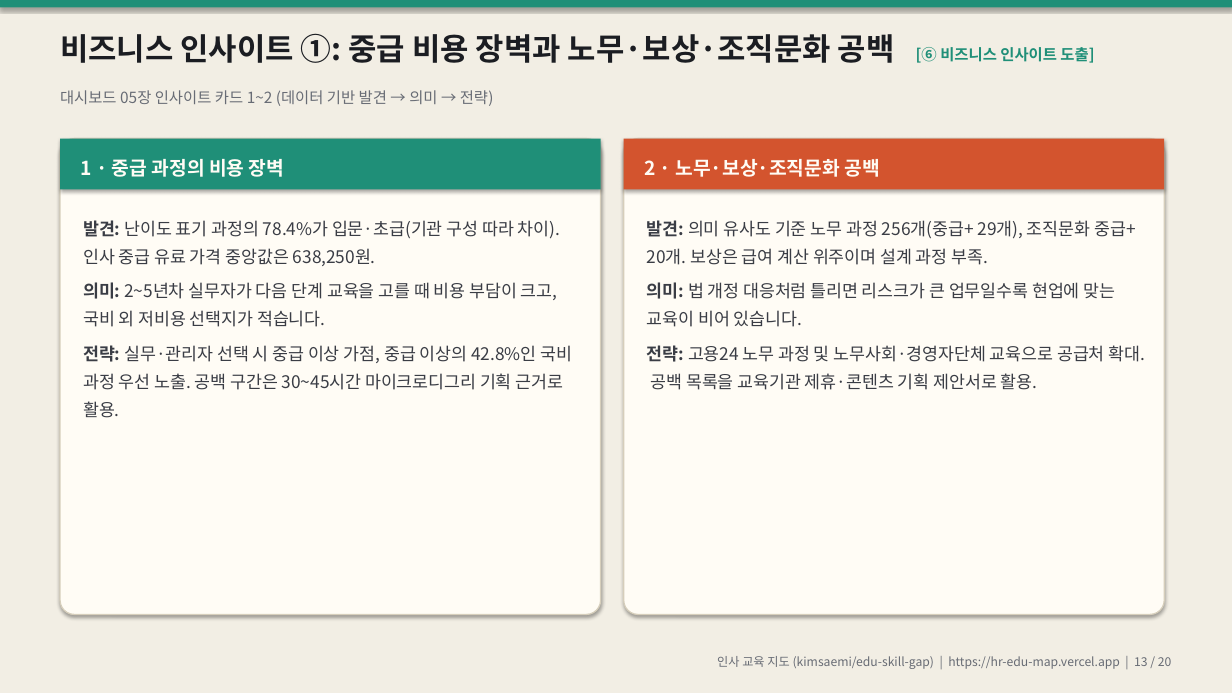
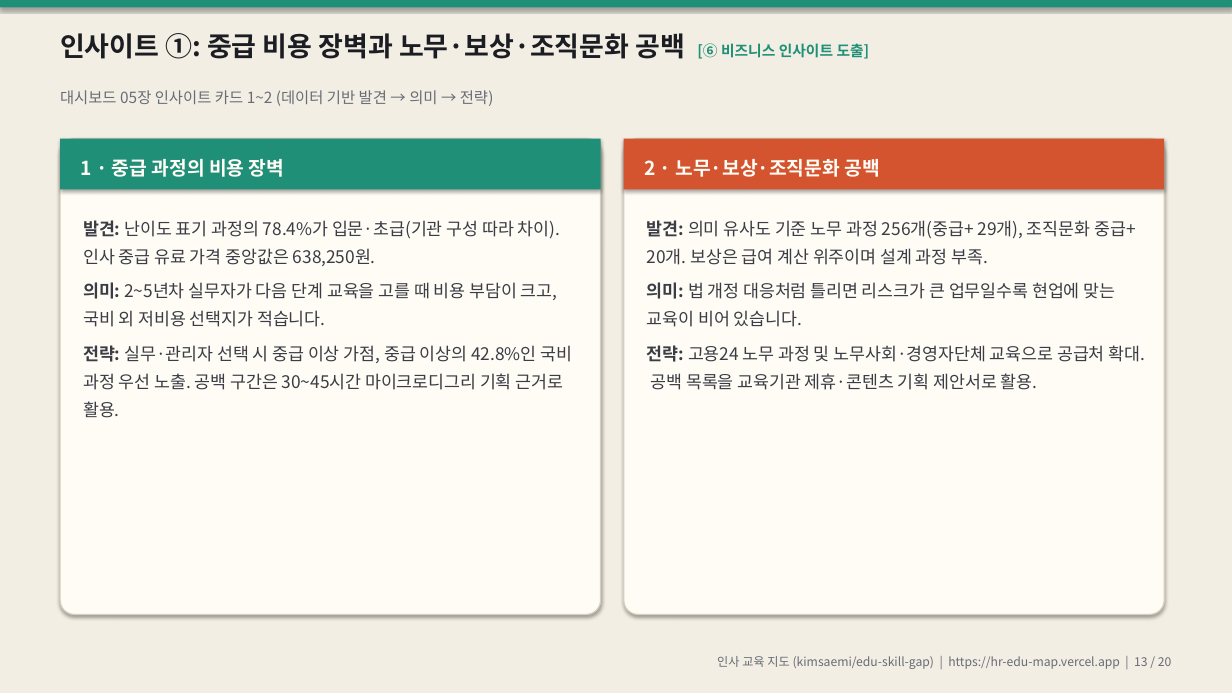
Before and after one commit to kimsaemi/edu-skill-gap, a slide deck: slide 13 of presentation/HR_교육지도_발표.pptx. Drawn at 1232x693 pixels with LibreOffice and Linux fonts; fonts in the diff are those of the drawing. Boxes give left, top, right and bottom in pixels: in the first picture for what was removed or moved away, otherwise in the second. Text is boxed around its words. In the diff, an @@ line names an element or a change of style, - is before the commit and + after.

```diff
--- a/presentation/HR_교육지도_발표.pptx
+++ b/presentation/HR_교육지도_발표.pptx
@@ text at box(60, 33, 870, 59): text changed; size 24 to 21 pt @@
-비즈니스 인사이트 ①: 중급 비용 장벽과 노무·보상·조직문화 공백 [⑥ 비즈니스 인사이트 도출]
+인사이트 ①: 중급 비용 장벽과 노무·보상·조직문화 공백 [⑥ 비즈니스 인사이트 도출]
```
Also in this commit, not shown: 18 other slides changed, 1 other file.
